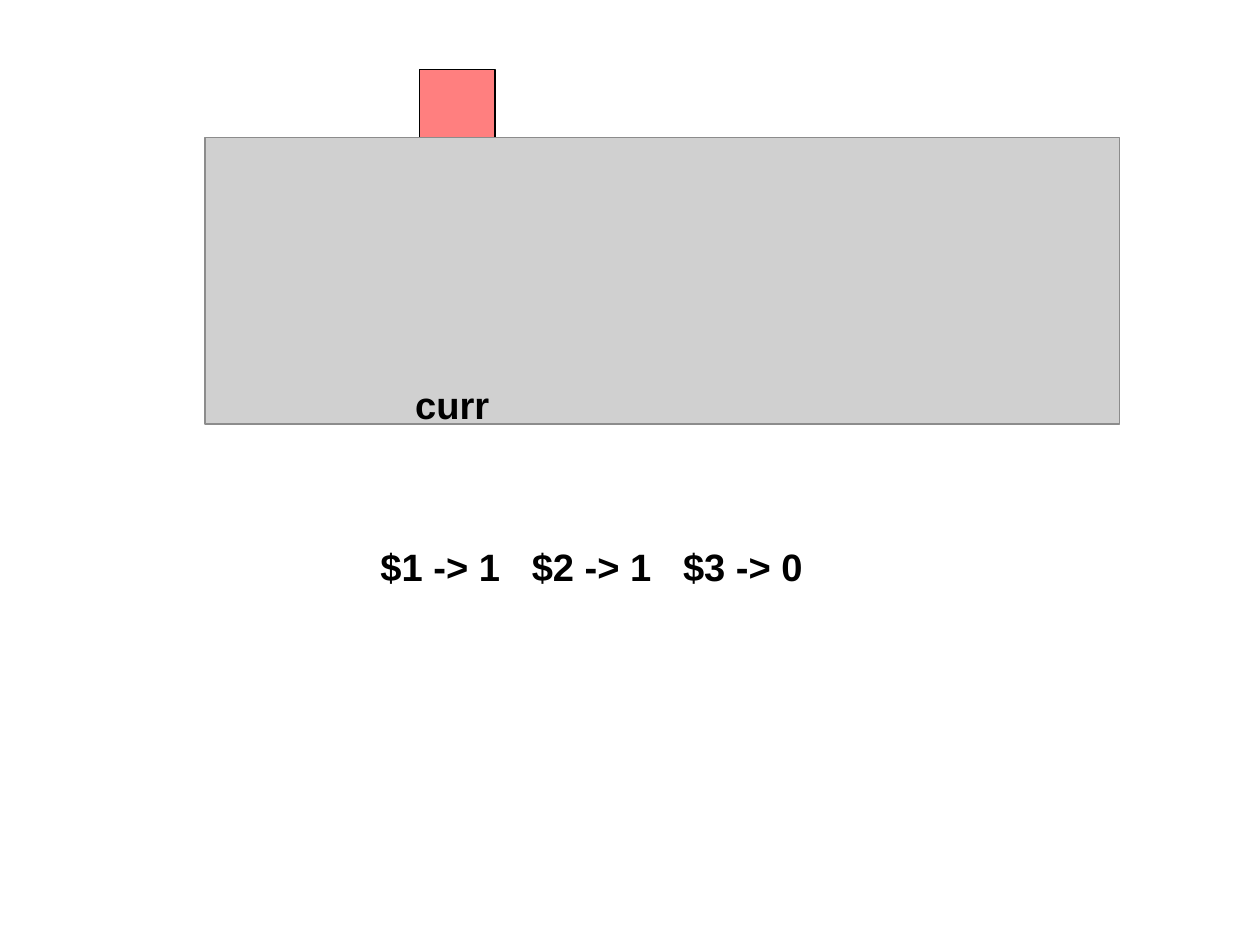
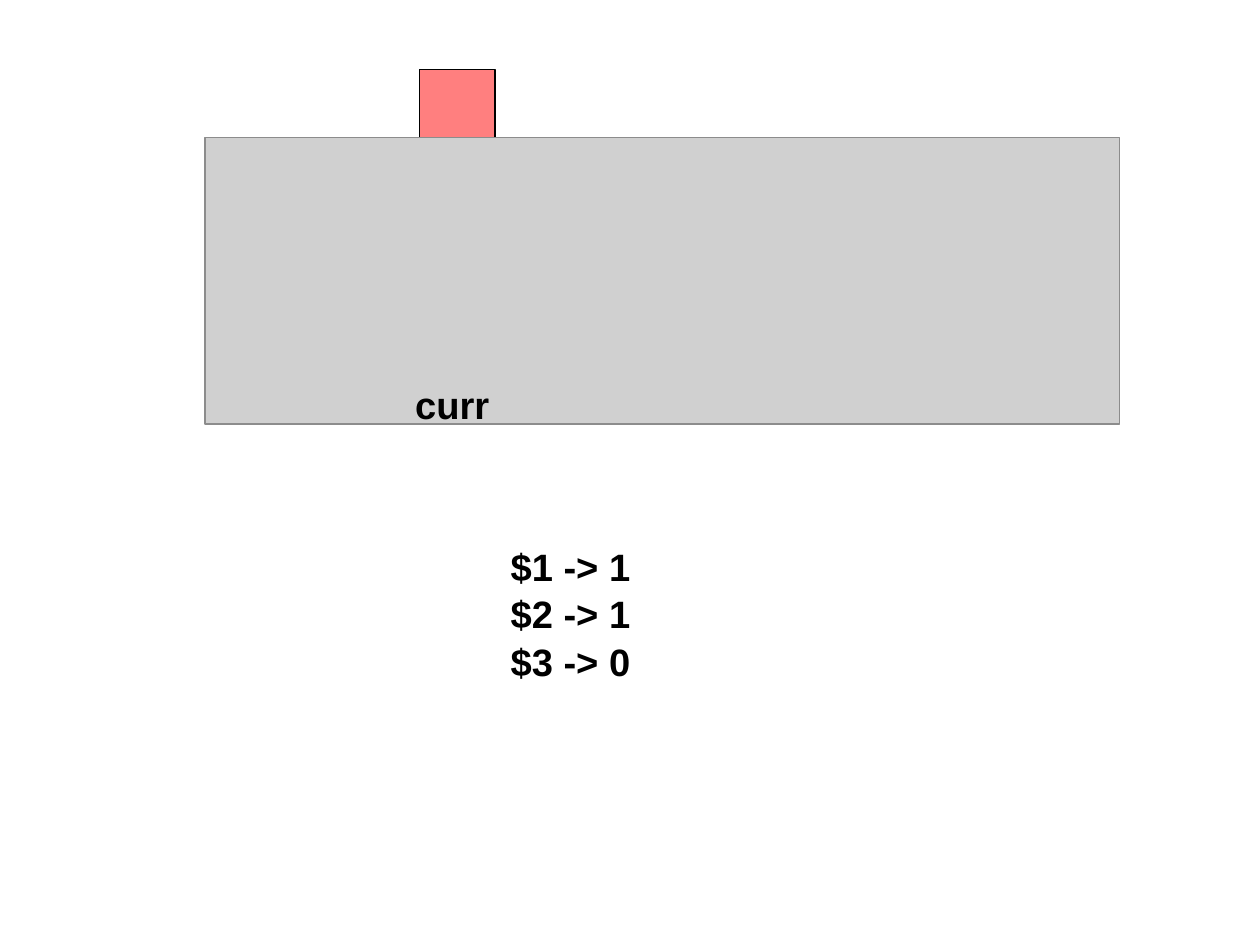
Before and after one commit to waseemilahi/drul, a slide deck: slide 3 of Presentation/MapperAnimation.ppt. Drawn at 1260x945 pixels with LibreOffice and Linux fonts; fonts in the diff are those of the drawing; grey boxes stand for pictures. Boxes give left, top, right and bottom in pixels: in the first picture for what was removed or moved away, otherwise in the second. Text is boxed around its words. In the diff, an @@ line names an element or a change of style, - is before the commit and + after.

Commit message:
better presentation of $

```diff
--- a/Presentation/MapperAnimation.ppt
+++ b/Presentation/MapperAnimation.ppt
@@ text at [511,552,630,679]: text changed @@
-$1 -> 1 $2 -> 1 $3 -> 0
+$1 -> 1
+$2 -> 1
+$3 -> 0
```
Also in this commit, not shown: 12 other slides changed.
